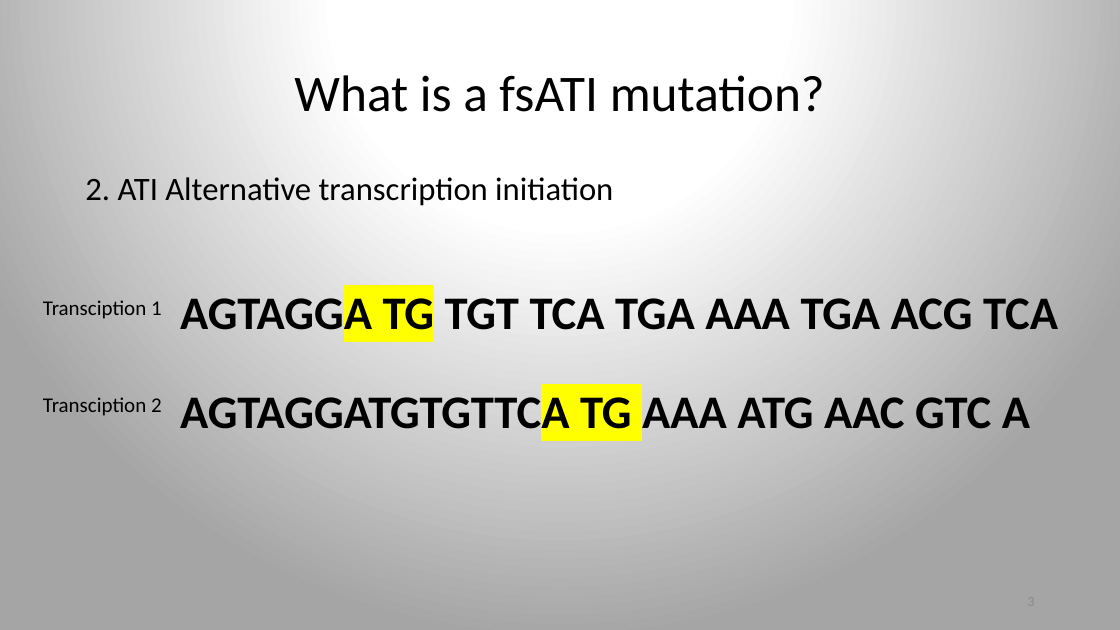
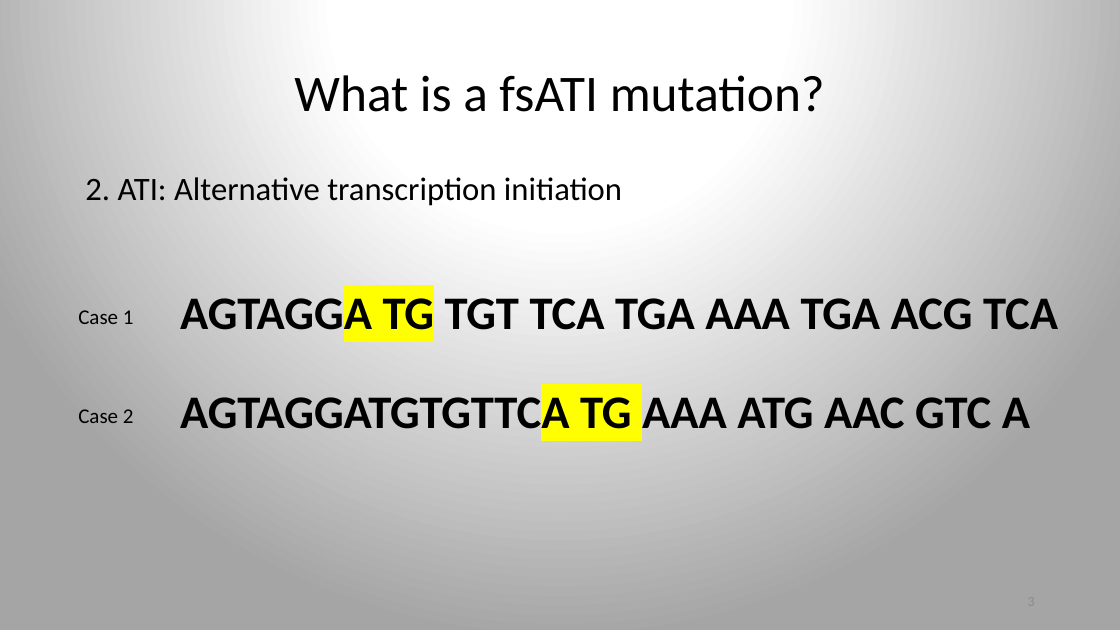
Before and after one commit to ArnaudDroitLab/ProjetLong_201911, a slide deck: slide 3 of Presentation_PL_JGorse.pptx. Drawn at 1120x630 pixels with LibreOffice and Linux fonts; fonts in the diff are those of the drawing. Boxes give left, top, right and bottom in pixels: in the first picture for what was removed or moved away, otherwise in the second. Text is boxed around its words. In the diff, an @@ line names an element or a change of style, - is before the commit and + after.

```diff
--- a/Presentation_PL_JGorse.pptx
+++ b/Presentation_PL_JGorse.pptx
@@ text at [85,177,622,206]: text changed @@
-2. ATI Alternative transcription initiation
+2. ATI: Alternative transcription initiation
@@ text at [78,310,134,324]: text changed @@
-Transciption 1
+Case 1
@@ text at [78,409,134,423]: text changed @@
-Transciption 2
+Case 2
```
Also in this commit, not shown: 7 other slides changed, 4 slides added, 3 slides removed.
